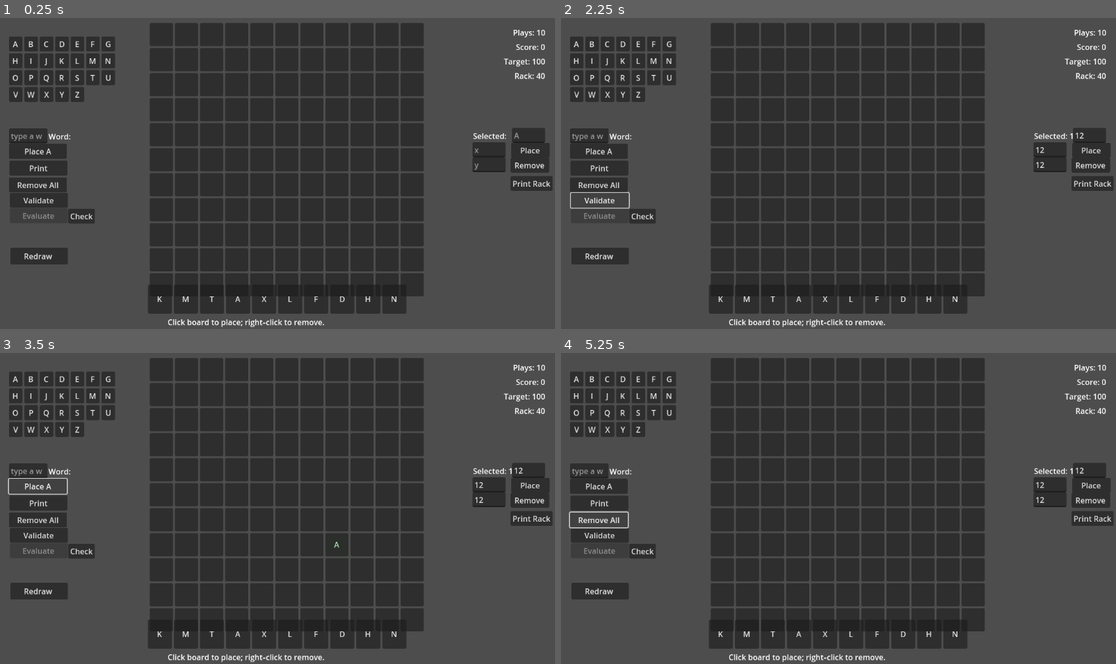
Above: before the commit, frames 1-4 (two rows, left to right).
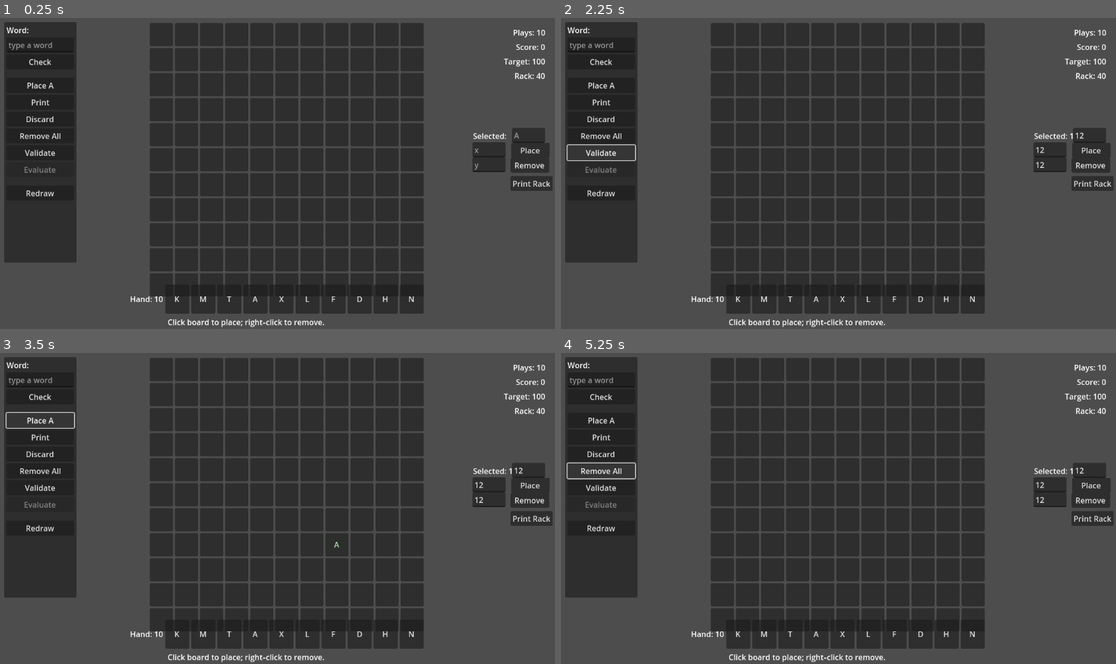
Above: after the commit, the same moments.

Repository: rcmilan/godot-scrabblerabble
Game: Godot game, scene res://scenes/debug/Debug.tscn
The game is run twice, just before and just after one commit, with the same random seed, the same clock (stepped at 60 frames per second) and the same inputs.
Inputs (mouse positions are in pixels of both pictures, inside the frame that each line leads up to):
- Up to frame 1 (0.25 s): no input
- Up to frame 2 (2.25 s): click (1088, 136) at 0.52 s; type "12" at 0.6 s; click (1049, 148) at 0.75 s; type "12" at 0.83 s; click (1049, 164) at 0.98 s; type "12" at 1.07 s; click "Check" at 1.25 s; click "Validate" at 2 s
- Up to frame 3 (3.5 s): click "Place A" at 2.75 s
- Up to frame 4 (5.25 s): click "Print" at 3.5 s; click (599, 452) at 4.25 s, where only the run after the commit has a clickable "Discard"; click "Remove All" at 5 s

The runs differ from the first frame. In frame 1, 7.4% of the frame differs, in the area x 0-77%, y 1-96%; in frame 2, 7.6%; in frame 3, 7.7%; in frame 4, 7.4%.

Commit message:
feat(discard-round): Added right-click discard, selected discard and UI elements

Diff:
--- a/autoload/event_bus.gd
+++ b/autoload/event_bus.gd
@@ -9,4 +9,5 @@
 signal score_updated(new_score)
 signal hand_letter_selected(letter)
 signal hand_tile_selected(tile_node)
+signal hand_tile_right_clicked(tile_node)
 signal tiles_committed(tile_count)
--- a/scenes/debug/DebugUI.tscn
+++ b/scenes/debug/DebugUI.tscn
@@ -13,10 +13,10 @@
 offset_bottom = 10.0
 
 [node name="DebugUI#LeftActionPanel" parent="." instance=ExtResource("1")]
-offset_left = 20.0
-offset_top = 40.0
-offset_right = 20.0
-offset_bottom = 40.0
+offset_left = 10.0
+offset_top = 10.0
+offset_right = 160.0
+offset_bottom = 510.0
 
 [node name="DebugUI#BoardView" parent="." instance=ExtResource("3")]
 layout_mode = 3
--- a/scenes/debug/LeftActionPanel.tscn
+++ b/scenes/debug/LeftActionPanel.tscn
@@ -1,94 +1,72 @@
 [gd_scene format=3 uid="uid://ru328m1mgpqe"]
 
 [node name="LeftActionPanel" type="Panel"]
+custom_minimum_size = Vector2(150, 500)
 
-[node name="LeftActionPanel#LeftActions" type="VBoxContainer" parent="."]
-custom_minimum_size = Vector2(140, 0)
-layout_mode = 0
-offset_top = 183.0
-offset_right = 180.0
-offset_bottom = 390.0
+[node name="MainVBox" type="VBoxContainer" parent="."]
+layout_mode = 1
+anchors_preset = 15
+anchor_right = 1.0
+anchor_bottom = 1.0
+offset_left = 5.0
+offset_top = 5.0
+offset_right = -5.0
+offset_bottom = -5.0
 
-[node name="LeftActions#WordRow" type="HBoxContainer" parent="."]
-layout_mode = 0
-offset_left = 87.0
-offset_top = 209.0
-offset_right = 87.0
-offset_bottom = 209.0
-
-[node name="WordRow#Label" type="Label" parent="."]
-layout_mode = 0
-offset_left = 82.0
-offset_top = 196.0
-offset_right = 129.0
-offset_bottom = 219.0
+[node name="WordLabel" type="Label" parent="MainVBox"]
+layout_mode = 2
 text = "Word:"
 
-[node name="WordRow#WordInput" type="LineEdit" parent="."]
-custom_minimum_size = Vector2(80, 0)
-layout_mode = 0
-offset_top = 191.0
-offset_right = 80.0
-offset_bottom = 222.0
+[node name="WordInput" type="LineEdit" parent="MainVBox"]
+layout_mode = 2
+custom_minimum_size = Vector2(0, 30)
 placeholder_text = "type a word"
 
-[node name="WordRow#Check" type="Button" parent="."]
-custom_minimum_size = Vector2(46, 22)
-layout_mode = 0
-offset_left = 123.0
-offset_top = 358.0
-offset_right = 178.0
-offset_bottom = 389.0
+[node name="Check" type="Button" parent="MainVBox"]
+layout_mode = 2
+custom_minimum_size = Vector2(0, 28)
 text = "Check"
 
-[node name="LeftActions#Validate" type="Button" parent="."]
-custom_minimum_size = Vector2(120, 20)
-layout_mode = 0
-offset_left = 2.0
-offset_top = 325.0
-offset_right = 122.0
-offset_bottom = 356.0
+[node name="Spacer1" type="Control" parent="MainVBox"]
+layout_mode = 2
+custom_minimum_size = Vector2(0, 10)
+
+[node name="PlaceA" type="Button" parent="MainVBox"]
+layout_mode = 2
+custom_minimum_size = Vector2(0, 28)
+text = "Place A"
+
+[node name="Print" type="Button" parent="MainVBox"]
+layout_mode = 2
+custom_minimum_size = Vector2(0, 28)
+text = "Print"
+
+[node name="Discard" type="Button" parent="MainVBox"]
+layout_mode = 2
+custom_minimum_size = Vector2(0, 28)
+text = "Discard"
+
+[node name="RemoveAll" type="Button" parent="MainVBox"]
+layout_mode = 2
+custom_minimum_size = Vector2(0, 28)
+text = "Remove All"
+
+[node name="Validate" type="Button" parent="MainVBox"]
+layout_mode = 2
+custom_minimum_size = Vector2(0, 28)
 text = "Validate"
 
-[node name="LeftActions#PlaceA" type="Button" parent="."]
-custom_minimum_size = Vector2(120, 20)
-layout_mode = 0
-offset_top = 223.0
-offset_right = 120.0
-offset_bottom = 254.0
-text = "Place A"
-
-[node name="LeftActions#Print" type="Button" parent="."]
-custom_minimum_size = Vector2(120, 20)
-layout_mode = 0
-offset_left = 1.0
-offset_top = 258.0
-offset_right = 121.0
-offset_bottom = 289.0
-text = "Print"
-
-[node name="LeftActions#RemoveAll" type="Button" parent="."]
-custom_minimum_size = Vector2(120, 20)
-layout_mode = 0
-offset_top = 293.0
-offset_right = 120.0
-offset_bottom = 324.0
-text = "Remove All"
-
-[node name="LeftActions#EvaluateBtn" type="Button" parent="."]
-custom_minimum_size = Vector2(120, 20)
-layout_mode = 0
-offset_left = 2.0
-offset_top = 357.0
-offset_right = 122.0
-offset_bottom = 388.0
+[node name="EvaluateBtn" type="Button" parent="MainVBox"]
+layout_mode = 2
+custom_minimum_size = Vector2(0, 28)
 disabled = true
 text = "Evaluate"
 
-[node name="LeftActions#Redraw" type="Button" parent="."]
-layout_mode = 0
-offset_left = 3.0
-offset_top = 439.0
-offset_right = 122.0
-offset_bottom = 474.0
-text = "Redraw "
+[node name="Spacer2" type="Control" parent="MainVBox"]
+layout_mode = 2
+custom_minimum_size = Vector2(0, 10)
+
+[node name="Redraw" type="Button" parent="MainVBox"]
+layout_mode = 2
+custom_minimum_size = Vector2(0, 28)
+text = "Redraw"
--- a/scenes/hand/Hand.tscn
+++ b/scenes/hand/Hand.tscn
@@ -6,3 +6,11 @@
 script = ExtResource( 1 )
 custom_minimum_size = Vector2(700, 60)
 alignment = 1
+
+[node name="HandCountLabel" type="Label" parent="."]
+offset_left = 0.0
+offset_top = 70.0
+offset_right = 700.0
+offset_bottom = 93.0
+text = "Hand: 0"
+horizontal_alignment = 1
--- a/scenes/tile/tile.gd
+++ b/scenes/tile/tile.gd
@@ -6,6 +6,7 @@
 
 signal tile_selected(tile)
 signal tile_placed(tile, board_pos)
+signal tile_right_clicked(tile)
 
 var tile_data: TileModel
 var is_selected: bool = false
@@ -15,20 +16,25 @@
 	print("[tile] _ready called as Button")
 	# Connect button pressed signal
 	pressed.connect(_on_pressed)
-	# Set initial visual state
-	if tile_data:
-		text = tile_data.letter
-		print("[tile] Button text set to: ", tile_data.letter)
+	# Enable gui_input for right-click detection
+	gui_input.connect(_on_gui_input)
+
+func _on_gui_input(event: InputEvent):
+	if event is InputEventMouseButton:
+		if event.button_index == MOUSE_BUTTON_RIGHT and event.pressed:
+			print("[tile] Right-clicked tile: ", tile_data.letter if tile_data else "?")
+			emit_signal("tile_right_clicked", self)
+			# Emit via EventBus so hand can listen
+			if EventBus and EventBus.has_signal("hand_tile_right_clicked"):
+				EventBus.emit_signal("hand_tile_right_clicked", self)
 
 func _on_pressed():
-	print("[tile] Button pressed!")
 	if not used_temp:
 		select()
 
 func set_tile_data(p_tile_data: TileModel):
 	tile_data = p_tile_data
 	text = tile_data.letter if tile_data else "?"
-	print("[tile] set_tile_data called, letter: ", tile_data.letter if tile_data else "NONE")
 
 func select():
 	print("[tile] select() called for letter: ", tile_data.letter if tile_data else "NO DATA")
--- a/scripts/debug/word_test.gd
+++ b/scripts/debug/word_test.gd
@@ -43,6 +43,7 @@
 var pos_to_hand_tile = {}
 var hand_tile_to_pos = {}
 var current_score: int = 0
+var discard_count: int = 0
 
 func _ready():
 	board = BoardModel.new()
@@ -370,7 +371,7 @@
 
 
 func _on_discard_pressed() -> void:
-	# Discard the currently selected tile (if any) and draw a replacement.
+	# Discard currently selected tile(s) and draw replacements.
 	if not selected_hand_tile:
 		print("[word_test] No tile selected to discard")
 		return
@@ -381,14 +382,14 @@
 		return
 
 	var hand_node = _find_debug("Hand")
-	if hand_node and hand_node.has_method("discard_selected_tile"):
-		var discarded = hand_node.discard_selected_tile(selected_hand_tile)
-		if discarded:
+	if hand_node and hand_node.has_method("discard_tiles"):
+		# For now, discard single selected tile (future: support multi-select)
+		var tiles_to_discard = [selected_hand_tile]
+		var discarded = hand_node.discard_tiles(tiles_to_discard)
+		if discarded > 0:
+			discard_count += discarded
+			print("[word_test] Total discards: ", discard_count)
 			selected_hand_tile = null
-			# Refill immediately
-			if hand_node.has_method("refill_hand"):
-				var refilled = hand_node.refill_hand()
-				print("[word_test] Discarded tile and drew ", refilled, " replacement(s)")
 		else:
 			print("[word_test] Failed to discard tile")
 	else:
@@ -768,6 +769,7 @@
 	_connect_pressed(ui_root, "PlaceA", "_on_place_A")
 	_connect_pressed(ui_root, "Print", "_on_print_board")
 	_connect_pressed(ui_root, "PrintRack", "_on_print_rack_pressed")
+	_connect_pressed(ui_root, "Discard", "_on_discard_pressed")
 	_connect_pressed(ui_root, "RemoveAll", "_on_remove_all_pressed")
 	_connect_pressed(ui_root, "EvaluateBtn", "_on_evaluate_pressed")
 	_connect_pressed(ui_root, "Redraw", "_on_redraw_hand_pressed")
@@ -781,25 +783,36 @@
 	if eval_btn and eval_btn is Button:
 		eval_btn.disabled = not last_overall_valid
 
-	# Alphabet mini-keyboard: create buttons A-Z under LeftActionPanel if not present
-	var left_panel = _find_descendant(ui_root, "LeftActionPanel")
-	if left_panel:
-		var alpha = _find_descendant(left_panel, "Alphabet")
-		if not alpha:
-			alpha = GridContainer.new()
-			alpha.name = "Alphabet"
-			alpha.columns = 7
-			left_panel.add_child(alpha)
-			# Create buttons A-Z
-			for i in range(26):
-				var ch = char(65 + i) # ASCII A..Z
-				var b = Button.new()
-				b.name = "Key_" + ch
-				b.text = ch
-				b.custom_minimum_size = Vector2(28, 28)
-				# connect pressed with bound letter
-				b.connect("pressed", Callable(self, "_on_alphabet_pressed").bind(ch))
-				alpha.add_child(b)
+	# TODO: Alphabet mini-keyboard will be moved to a toggleable debug panel
+	# in the bottom-left corner of the screen. This will be part of an expanded
+	# debug UI system that can be shown/hidden via a toggle button.
+	# For now, this feature is commented out to clean up the UI.
+
+	# Future implementation:
+	# - Create a DebugTogglePanel in bottom-left corner with anchor/offset
+	# - Add a "Show Debug Keyboard" toggle button
+	# - Move alphabet grid creation into that toggleable panel
+	# - Allow quick letter placement for testing without hand tiles
+
+	## Alphabet mini-keyboard: create buttons A-Z (COMMENTED OUT)
+	#var left_panel = _find_descendant(ui_root, "LeftActionPanel")
+	#if left_panel:
+	#	var alpha = _find_descendant(left_panel, "Alphabet")
+	#	if not alpha:
+	#		alpha = GridContainer.new()
+	#		alpha.name = "Alphabet"
+	#		alpha.columns = 7
+	#		left_panel.add_child(alpha)
+	#		# Create buttons A-Z
+	#		for i in range(26):
+	#			var ch = char(65 + i) # ASCII A..Z
+	#			var b = Button.new()
+	#			b.name = "Key_" + ch
+	#			b.text = ch
+	#			b.custom_minimum_size = Vector2(28, 28)
+	#			# connect pressed with bound letter
+	#			b.connect("pressed", Callable(self, "_on_alphabet_pressed").bind(ch))
+	#			alpha.add_child(b)
 
 
 func _find_descendant(root: Node, target_name: String) -> Node:
--- a/scripts/hand/hand.gd
+++ b/scripts/hand/hand.gd
@@ -2,6 +2,8 @@
 
 # Hand: renders the player's current hand of tiles and handles selection.
 # Uses HBoxContainer for automatic horizontal layout of Button tiles.
+
+signal hand_count_changed(current, max_size)
 
 const HAND_SIZE: int = 10
 var TileScene = preload("res://scenes/tile/Tile.tscn")
@@ -11,9 +13,17 @@
 
 func _ready():
 	print("[hand] HBoxContainer ready")
+	# Connect to EventBus for right-click discard
+	if EventBus and EventBus.has_signal("hand_tile_right_clicked"):
+		EventBus.connect("hand_tile_right_clicked", Callable(self, "_on_tile_right_clicked"))
 	# Request initial hand from TileBag (if available)
 	if TileBag:
 		draw_new_hand()
+
+func _on_tile_right_clicked(tile_node):
+	# Handle right-click on a hand tile to discard it
+	print("[hand] Tile right-clicked for discard")
+	discard_tiles([tile_node])
 
 func draw_new_hand():
 	clear_hand()
@@ -35,6 +45,7 @@
 			_tiles_nodes.append(tnode)
 			print("[hand] Added tile ", i, " letter: ", m.letter)
 	print("[hand] Drew ", _tiles_nodes.size(), " tiles total")
+	_update_hand_count_display()
 
 func clear_hand():
 	for n in _tiles_nodes:
@@ -42,6 +53,7 @@
 			n.queue_free()
 	_tiles_nodes.clear()
 	_tile_models.clear()
+	_update_hand_count_display()
 
 func redraw_hand_returning():
 	# Return current tile models to TileBag, then draw a fresh hand
@@ -59,6 +71,7 @@
 			_tile_models.remove_at(idx)
 		if is_instance_valid(node):
 			node.queue_free()
+		_update_hand_count_display()
 		return true
 	return false
 
@@ -89,31 +102,63 @@
 			_tile_models.append(m)
 
 	print("[hand] Refilled ", drawn.size(), " tiles. Hand now: ", _tiles_nodes.size())
+	_update_hand_count_display()
 	return drawn.size()
 
 func get_current_hand_size() -> int:
 	return _tiles_nodes.size()
 
-func discard_selected_tile(tile_node) -> bool:
-	# Discard a specific tile from hand to the discard pile (via TileBag).
-	# Returns true if successfully discarded.
-	if not tile_node or not tile_node in _tiles_nodes:
-		print("[hand] Cannot discard - tile not in hand")
-		return false
 
-	var idx = _tiles_nodes.find(tile_node)
-	var tile_model = null
-	if idx >= 0 and idx < _tile_models.size():
-		tile_model = _tile_models[idx]
 
-	if tile_model and TileBag and TileBag.has_method("discard_tiles"):
-		TileBag.discard_tiles([tile_model])
-		remove_one_tile_by_node(tile_node)
-		print("[hand] Discarded tile: ", tile_model.letter)
-		return true
-	else:
-		print("[hand] Failed to discard tile")
-		return false
+func discard_tiles(tile_nodes: Array) -> int:
+	# Discard multiple tiles and draw replacements.
+	# Returns the number of tiles successfully discarded.
+	var discarded_count = 0
+	var discarded_models = []
+
+	for tile_node in tile_nodes:
+		if not tile_node or not tile_node in _tiles_nodes:
+			continue
+
+		var idx = _tiles_nodes.find(tile_node)
+		if idx >= 0 and idx < _tile_models.size():
+			var tile_model = _tile_models[idx]
+			discarded_models.append(tile_model)
+			remove_one_tile_by_node(tile_node)
+			discarded_count += 1
+
+	# Send all discarded tiles to TileBag discard pile
+	if discarded_models.size() > 0 and TileBag and TileBag.has_method("discard_tiles"):
+		TileBag.discard_tiles(discarded_models)
+		print("[hand] Discarded ", discarded_count, " tile(s)")
+
+	# Draw replacement tiles
+	if discarded_count > 0 and TileBag and TileBag.has_method("draw_tiles"):
+		var drawn_tiles = TileBag.draw_tiles(discarded_count)
+		for tile_model in drawn_tiles:
+			add_single_tile(tile_model)
+		print("[hand] Drew ", drawn_tiles.size(), " replacement tile(s)")
+
+	return discarded_count
+
+func add_single_tile(tile_model) -> void:
+	# Add a single tile to the hand (used for discards and refills)
+	var tnode = TileScene.instantiate()
+	if tnode and tnode.has_method("set_tile_data"):
+		if not tnode.is_connected("tile_selected", Callable(self, "_on_tile_selected")):
+			tnode.connect("tile_selected", Callable(self, "_on_tile_selected"))
+		add_child(tnode)
+		tnode.set_tile_data(tile_model)
+		_tiles_nodes.append(tnode)
+		_tile_models.append(tile_model)
+		_update_hand_count_display()
+
+func _update_hand_count_display():
+	var current = _tiles_nodes.size()
+	emit_signal("hand_count_changed", current, HAND_SIZE)
+	var label = get_node_or_null("HandCountLabel")
+	if label:
+		label.text = "Hand: %d" % current
 
 func _on_tile_selected(tile_node):
 	# Tile already emits to EventBus directly in tile.gd select() method
